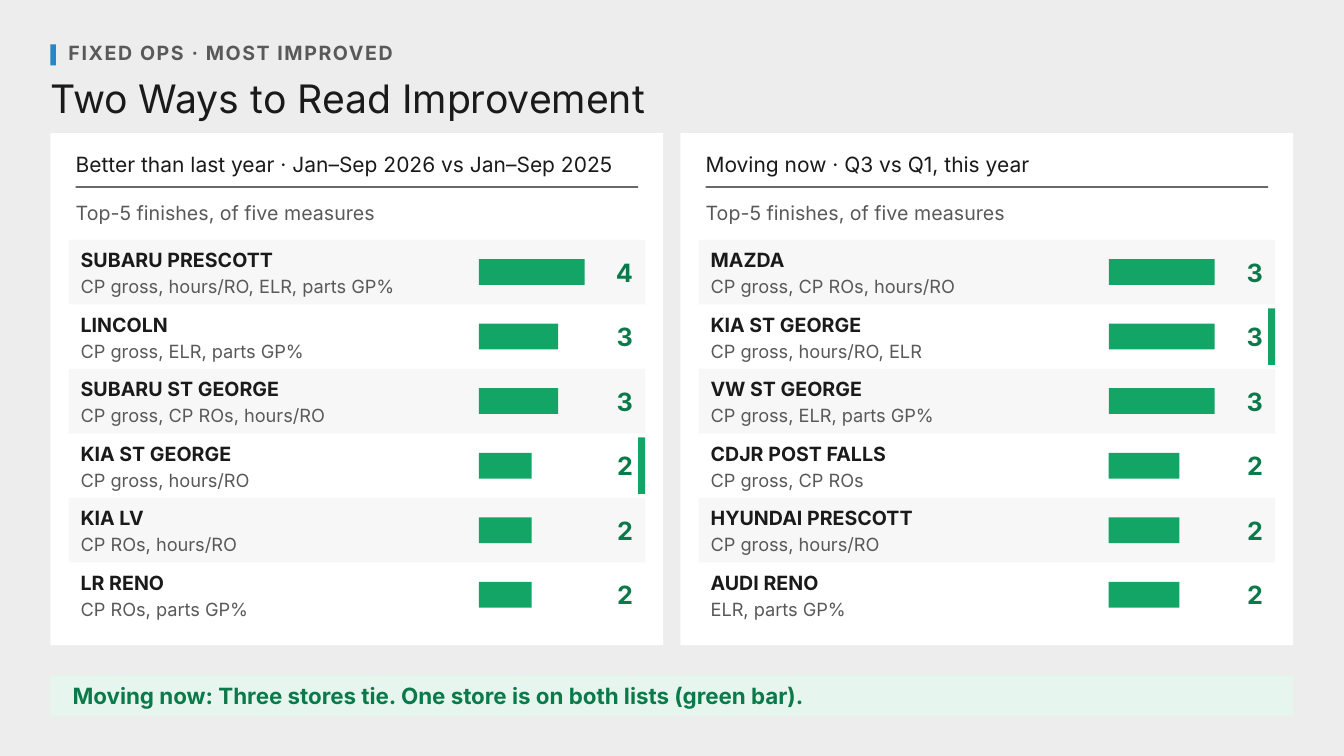
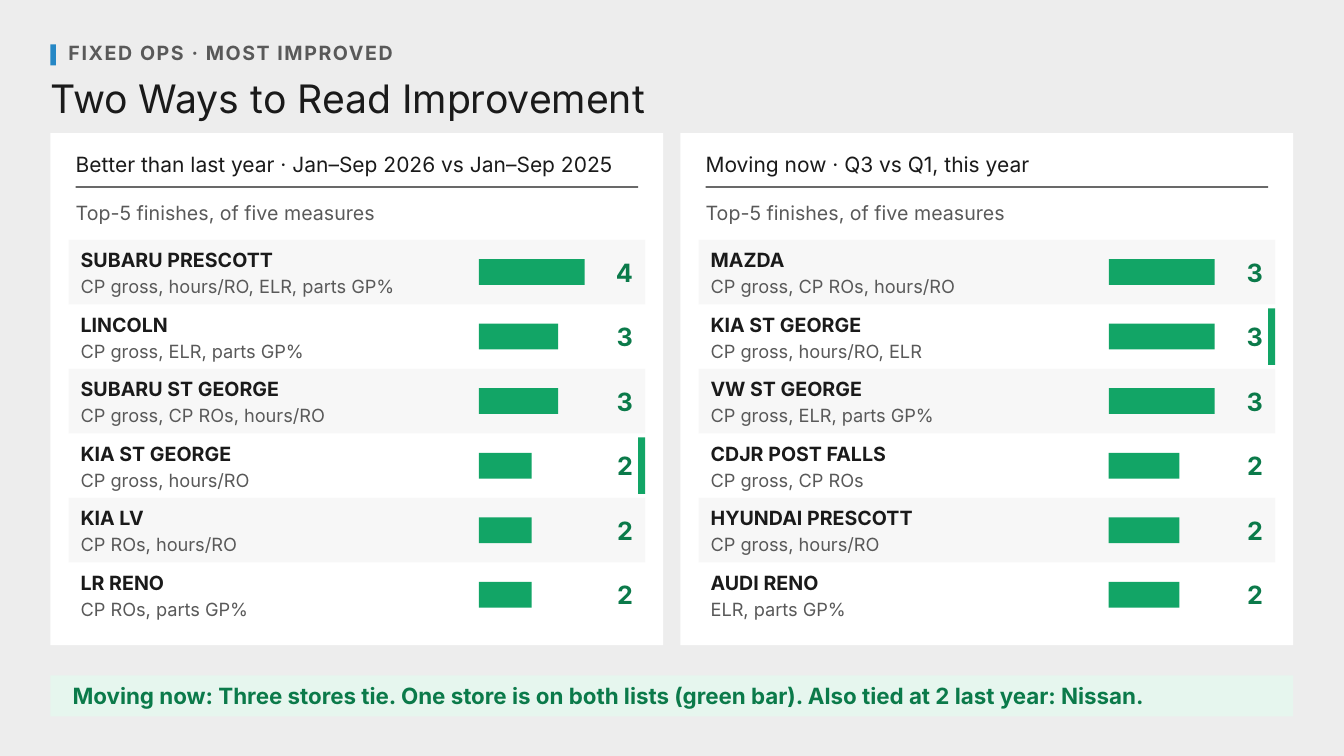
Before and after one commit to Ndresner/Noah, a slide deck: slide 158 of day2-deck/decks/Fixed Ops - Day 2 Example Test Deck.pptx. Drawn at 1344x756 pixels with LibreOffice and Linux fonts; fonts in the diff are those of the drawing. Boxes give left, top, right and bottom in pixels: in the first picture for what was removed or moved away, otherwise in the second. Text is boxed around its words. In the diff, an @@ line names an element or a change of style, - is before the commit and + after.

```diff
--- a/day2-deck/decks/Fixed Ops - Day 2 Example Test Deck.pptx
+++ b/day2-deck/decks/Fixed Ops - Day 2 Example Test Deck.pptx
@@ text at (x1=73, y1=686, x2=1143, y2=709): text changed @@
-Moving now: Three stores tie. One store is on both lists (green bar).
+Moving now: Three stores tie. One store is on both lists (green bar). Also tied at 2 last year: Nissan.
```
Also in this commit, not shown: 13 other slides changed, 40 other files.
